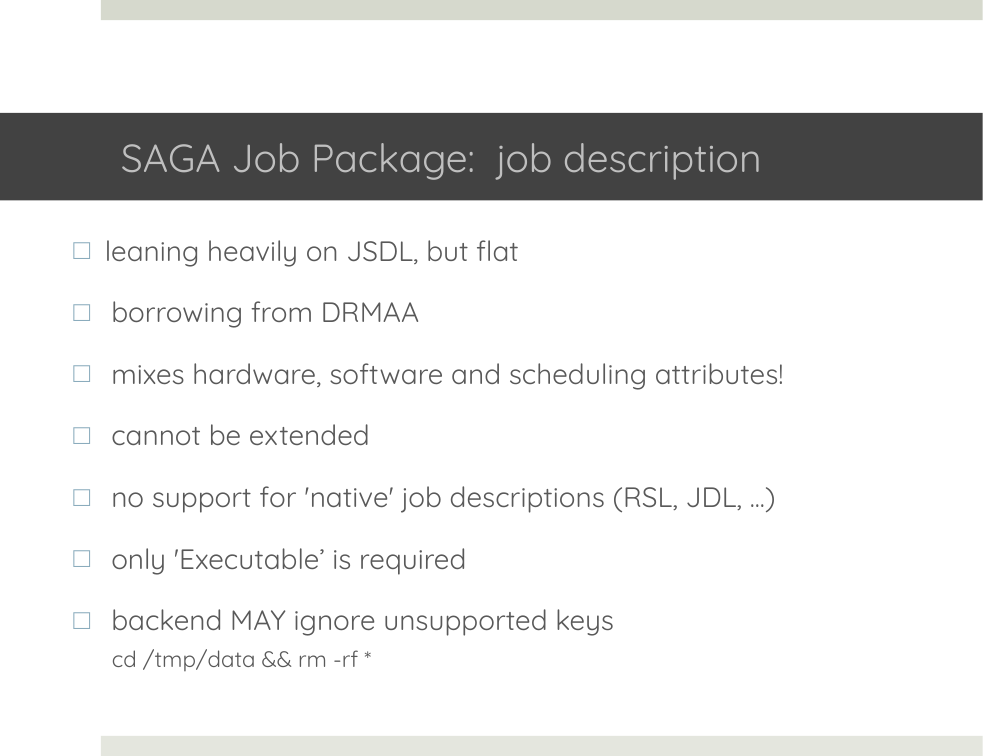
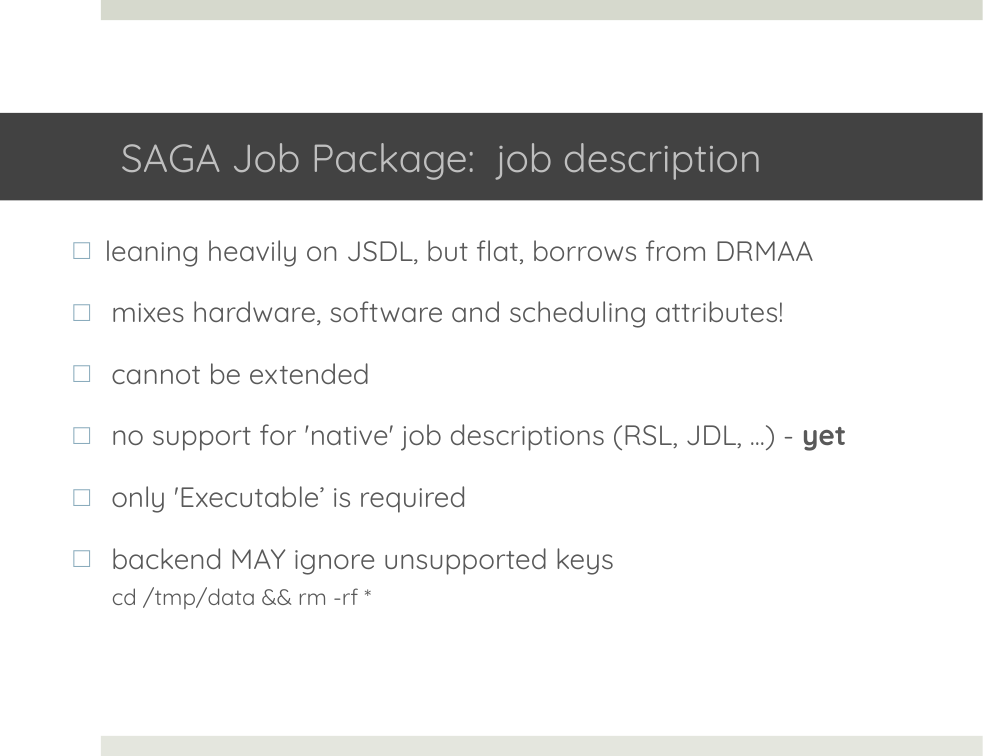
Before and after one commit to saga-project/saga-cpp-legacy-projects, a slide deck: slide 34 of tutorial/EGI-2011/02_api.pptx (slide 33 before the commit). Drawn at 1008x756 pixels with LibreOffice and Linux fonts; fonts in the diff are those of the drawing; background and template pictures are left out. Boxes give left, top, right and bottom in pixels: in the first picture for what was removed or moved away, otherwise in the second. Text is boxed around its words. In the diff, an @@ line names an element or a change of style, - is before the commit and + after.

```diff
--- a/tutorial/EGI-2011/02_api.pptx
+++ b/tutorial/EGI-2011/02_api.pptx
@@ text at (105,240,813,267): text changed @@
-□ leaning heavily on JSDL, but flat
-□ borrowing from DRMAA
+□ leaning heavily on JSDL, but flat, borrows from DRMAA
@@ text at (111,424,846,451): text changed @@
-□ no support for 'native' job descriptions (RSL, JDL, ...)
+□ no support for 'native' job descriptions (RSL, JDL, ...) - yet
```
Also in this commit, not shown: 18 other slides changed, 1 slide added, 5 slides removed, 9 other files.
